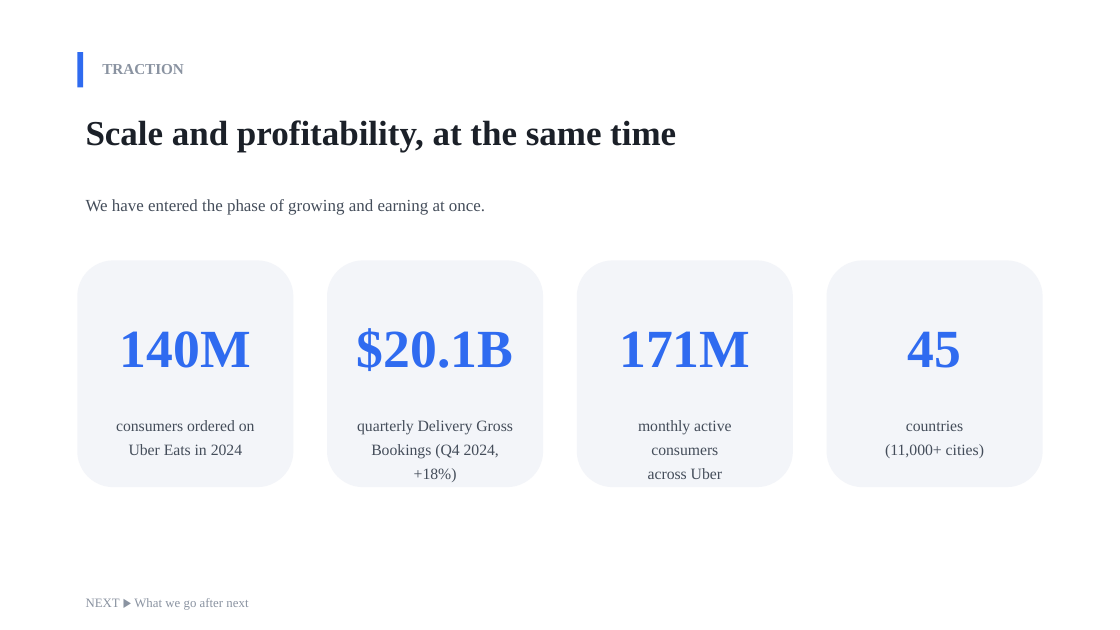
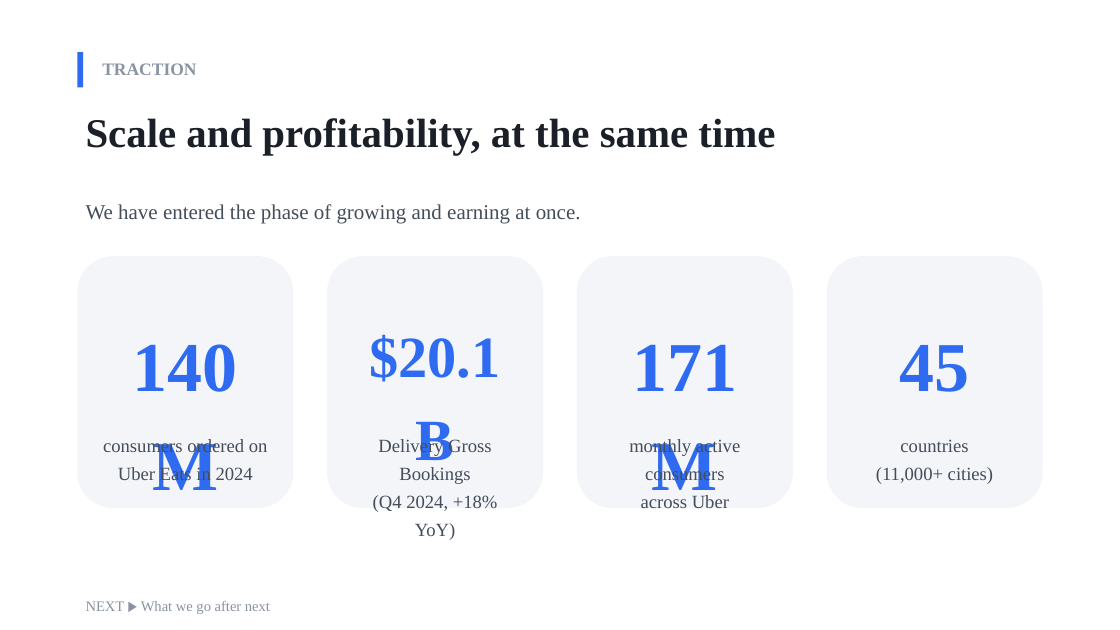
Before and after one commit to Kokidesu/Koki, a slide deck: slide 5 of projects/presentation-god/out/ubereats_modern_en.pptx. Drawn at 1120x630 pixels with LibreOffice and Linux fonts; fonts in the diff are those of the drawing. Boxes give left, top, right and bottom in pixels: in the first picture for what was removed or moved away, otherwise in the second. Text is boxed around its words. In the diff, an @@ line names an element or a change of style, - is before the commit and + after.

```diff
--- a/projects/presentation-god/out/ubereats_modern_en.pptx
+++ b/projects/presentation-god/out/ubereats_modern_en.pptx
@@ text "TRACTION" at (102, 63, 196, 75): size 13 to 15 pt @@
@@ text "Scale and profitability, at the ..." at (86, 118, 775, 156): size 30 to 35 pt; line spacing 1.1 to 1.08 @@
@@ text "We have entered the phase ..." at (86, 204, 581, 223): size 14.5 to 18 pt; line spacing 1.35 to 1.3 @@
@@ rounded rectangle: place and size @@
-rounded rectangle at (77, 260, 293, 487)
+rounded rectangle at (77, 256, 293, 508)
@@ rounded rectangle: place and size @@
-rounded rectangle at (327, 260, 543, 487)
+rounded rectangle at (327, 256, 543, 508)
@@ rounded rectangle: place and size @@
-rounded rectangle at (577, 260, 793, 487)
+rounded rectangle at (577, 256, 793, 508)
@@ rounded rectangle: place and size @@
-rounded rectangle at (827, 260, 1043, 487)
+rounded rectangle at (827, 256, 1043, 508)
@@ text "$20.1B" at (369, 334, 500, 382): size 46 to 50 pt @@
@@ size 46 to 60 pt in 3 elements at (94, 302, 276, 412), (594, 302, 776, 412), (900, 345, 970, 392) @@
@@ text "consumers ordered on": place and size @@
-text "consumers ordered on" at (116, 420, 255, 455)
+text "consumers ordered on" at (103, 439, 268, 485)
@@ text at (373, 438, 498, 540): text changed; size 13.5 to 16 pt @@
-quarterly Delivery Gross
-Bookings (Q4 2024, +18%)
+Delivery Gross Bookings
+(Q4 2024, +18% YoY)
@@ text "monthly active consumers": place and size @@
-text "monthly active consumers" at (638, 420, 731, 479)
+text "monthly active consumers" at (629, 439, 740, 508)
@@ size 13.5 to 16 pt in 3 elements at (103, 439, 268, 485), (629, 439, 740, 508), (876, 439, 993, 484) @@
@@ text "countries": place and size @@
-text "countries" at (885, 420, 984, 458)
+text "countries" at (876, 439, 993, 484)
@@ text "NEXT ▶ What we go ..." at (86, 601, 270, 614): size 11 to 12.5 pt @@
```
Also in this commit, not shown: 6 other slides changed, 21 other files.
